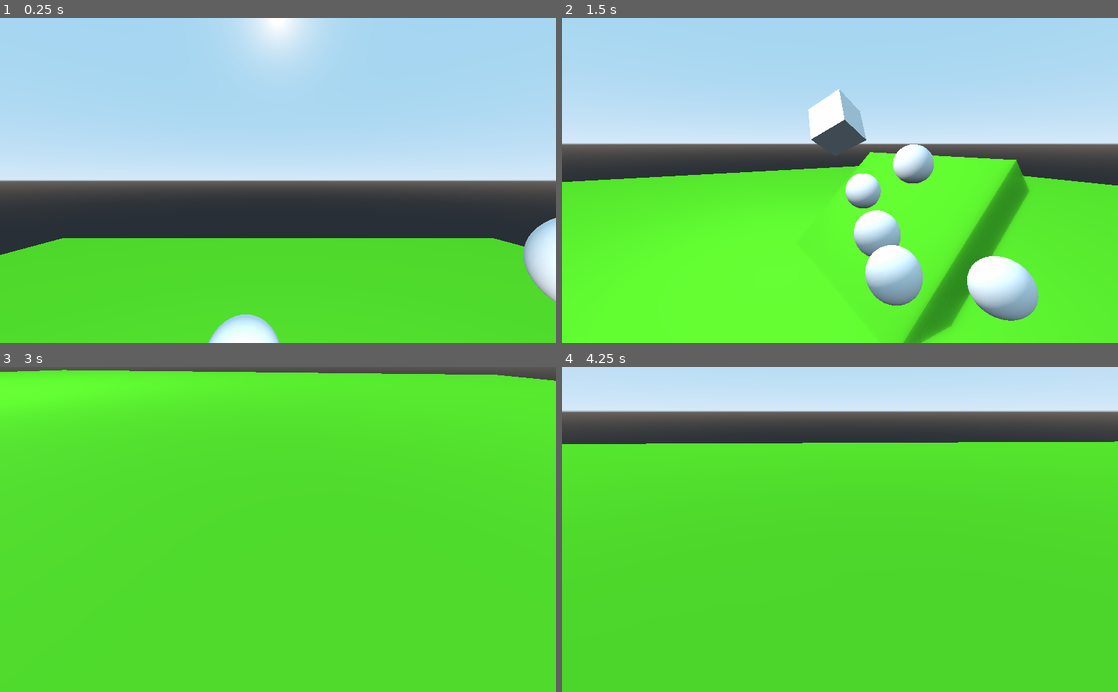
Above: before the commit, frames 1-4 (two rows, left to right).
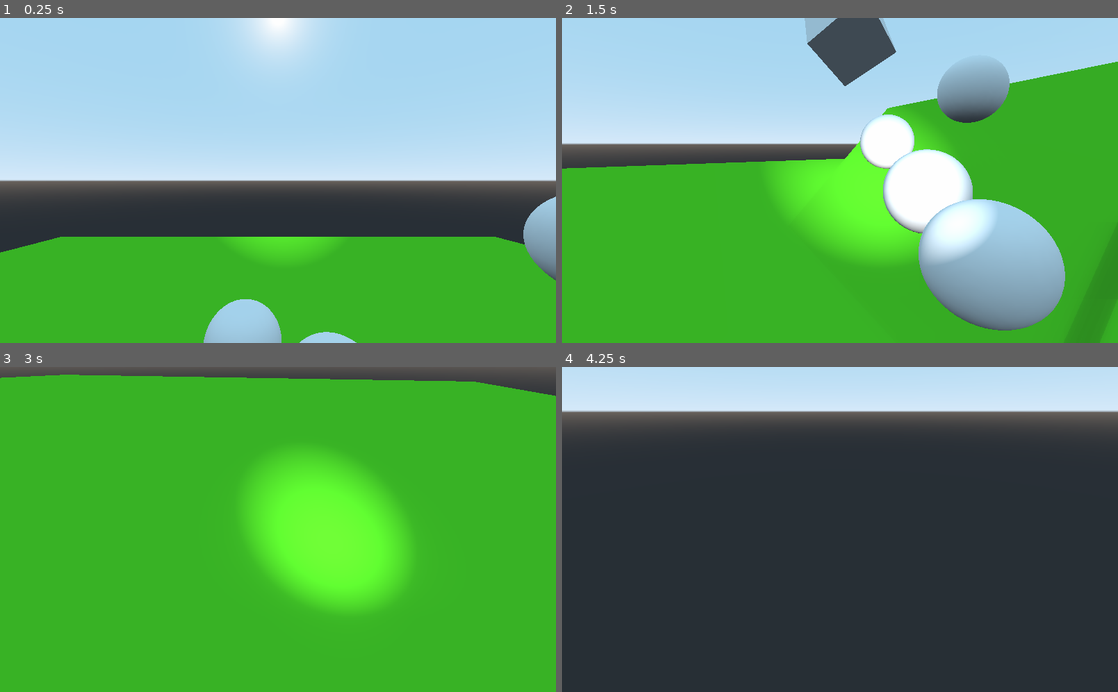
Above: after the commit, the same moments.

Repository: Gamepro5/Gamepro5s_Game
Game: Godot game, scene res://Level.tscn
Two runs of this game, one before a commit and one after it. Both use one fixed random seed, a clock stepped at 60 frames per second and the inputs below. Before the commit the project has no main scene; this scene is started directly in both runs.
Inputs (mouse positions are in pixels of both pictures, inside the frame that each line leads up to):
- Up to frame 1 (0.25 s): no input
- Up to frame 2 (1.5 s): move the mouse to (962, 164) at 0.52 s; hold D (move_right) 0.53-1.28 s; hold W (move_front) 0.53-1.28 s; tap Space (jump, bound only after the commit) at 0.77, 0.8, 1.07, 1.35 s; move the mouse to (728, 196) at 1.27 s; hold S (move_back) from 1.28 s (still down)
- Up to frame 3 (3 s): tap Space (jump, bound only after the commit) at 1.52, 1.82, 2.3 s; tap W (move_front) at 1.55, 2.85 s; move the mouse to (333, 458) at 2.02 s; release S (move_back) at 2.03 s; hold W (move_front) 2.03-2.78 s; hold D (move_right) from 2.03 s (still down); tap Enter at 2.75 s; move the mouse to (250, 594) at 2.77 s
- Up to frame 4 (4.25 s): tap Space (jump, bound only after the commit) at 3.02, 3.32 s; move the mouse to (1006, 578) at 3.52 s; release D (move_right) at 3.53 s; hold A (move_left) from 3.53 s (still down); hold Space (jump, bound only after the commit) from 3.53 s (still down)

The runs differ from the first frame. In frame 1, 32% of the frame differs, in the area x 0-100%, y 54-100%; in frame 2, 67%; in frame 3, 92%, in the area x 0-100%, y 0-100%; in frame 4, 77%.

Commit message:
Mouse input, jumping, and better physics.

Diff:
--- a/Level.tscn
+++ b/Level.tscn
@@ -108,11 +108,11 @@
 shape = SubResource( 6 )
 
 [node name="MeshInstance" type="MeshInstance" parent="StaticBody2"]
-mesh = SubResource( 7 )
+mesh = SubResource( 8 )
 material/0 = null
 
 [node name="Player" parent="." instance=ExtResource( 1 )]
-transform = Transform( 1, 0, 0, 0, 1, 0, 0, 0, 1, 0, 10.7166, 3.86386 )
+transform = Transform( 1, 0, 0, 0, 1, 0, 0, 0, 1, 0, 10.9179, 3.86386 )
 script = ExtResource( 2 )
 
 [node name="Camera" type="Camera" parent="."]
@@ -126,15 +126,8 @@
 gravity_scale = -1.0
 
 [node name="CollisionShape" type="CollisionShape" parent="RigidBody"]
-shape = SubResource( 8 )
+shape = SubResource( 9 )
 
 [node name="MeshInstance" type="MeshInstance" parent="RigidBody"]
-mesh = SubResource( 9 )
+mesh = SubResource( 10 )
 material/0 = null
-
-[node name="OmniLight" type="OmniLight" parent="."]
-transform = Transform( 1, 0, 0, 0, 1, 0, 0, 0, 1, 0, 9.16466, 5.7541 )
-light_energy = 0.88
-light_indirect_energy = 0.94
-light_specular = 0.3
-omni_range = 4096.0
--- a/Player.gd
+++ b/Player.gd
@@ -2,13 +2,15 @@
 
 var velocity = Vector3(0,0,0);
 var upDef = Vector3(0, 1, 0)
-const accelerationConstant = 0.5;
-var maxSpeed = 0.04;
-var acceleration;
+const accelerationConstant = 0.8;
+var maxSpeed = 50;
+var acceleration = 0;
 var midAir = false;
 var cursorFocus = true;
 onready var eyes = get_node("Camera");
 var sensitivity = 0.3;
+var gravity = 25;
+var jumpStrength = 10;
 
 func _ready():
 
@@ -29,6 +31,7 @@
 		Input.set_mouse_mode(Input.MOUSE_MODE_VISIBLE)
 		cursorFocus = false;
 func _physics_process(delta):
+	midAir = !is_on_floor();
 
 	if velocity.x != 0 || velocity.z != 0:
 		if !midAir:
@@ -41,40 +44,52 @@
 			velocity.z = 0;
 
 
-	if !is_on_floor():
+	if midAir:
+		velocity.y = velocity.y - (gravity * delta);
+
 		#set_translation(Vector3(get_translation().x, 0, get_translation().z))
-		acceleration = accelerationConstant * 0.15;
-		velocity.y -= 0.1;
+		acceleration = accelerationConstant / 5;
 	else:
 		velocity.y = 0;
 		acceleration = accelerationConstant;
-	print(is_on_floor())
+
+	var velocityVector = Vector3(velocity.x, 0, velocity.z);
+	#if the hypotenuse of the right triangle (overall velocity) is too long
+	if (velocityVector.length() > maxSpeed):
+		#shrink the triangle so that its hypotenuse is the max speed
+		velocityVector = velocityVector.normalized();
+		velocityVector.x *= maxSpeed;
+		velocityVector.z *= maxSpeed;
+		#set the velocities to the new legs of the triangle
+		velocity.x = velocityVector.x;
+		velocity.z = velocityVector.z;
 
 	if Input.is_action_pressed("move_front"):
 		#velocity.z = velocity.z - 1;
-		velocity.x -= sin(rotation.y) #* acceleration;
-		velocity.z -= cos(rotation.y) #* acceleration;
+		velocity.x -= sin(rotation.y) * acceleration;
+		velocity.z -= cos(rotation.y) * acceleration;
 	if Input.is_action_pressed("move_left"):
 		#velocity.x = velocity.x - 1;
-		velocity.x -= cos(rotation.y) #* acceleration;
-		velocity.z += sin(rotation.y) #* acceleration;
+		velocity.x -= cos(rotation.y) * acceleration;
+		velocity.z += sin(rotation.y) * acceleration;
 	if Input.is_action_pressed("move_back"):
 		#velocity.x = velocity.x + 1;
-		velocity.x += sin(rotation.y) #* acceleration;
-		velocity.z += cos(rotation.y) #* acceleration;
+		velocity.x += sin(rotation.y) * acceleration;
+		velocity.z += cos(rotation.y) * acceleration;
 	if Input.is_action_pressed("move_right"):
 		#velocity.z = velocity.z + 1;
-		velocity.x += cos(rotation.y) #* acceleration;
-		velocity.z -= sin(rotation.y) #* acceleration;
-	if Input.is_action_pressed("turn_right"):
-		rotate(Vector3.UP, -0.1)
-	if Input.is_action_pressed("turn_left"):
-		rotate(Vector3.UP, 0.1)
+		velocity.x += cos(rotation.y) * acceleration;
+		velocity.z -= sin(rotation.y) * acceleration;
+	if Input.is_action_pressed("jump"):
+		if (!midAir):
+			velocity.y = jumpStrength;
 	move_and_slide(velocity, upDef) #allways be moving
 
 	if Input.is_action_pressed("unlock_cursor"):
 		Input.set_mouse_mode(Input.MOUSE_MODE_VISIBLE)
 		cursorFocus = false;
+
+	print("tick = ", delta)
 
 func _notification(what):
 	if what == MainLoop.NOTIFICATION_WM_FOCUS_IN:
--- a/Player.tscn
+++ b/Player.tscn
@@ -31,3 +31,10 @@
 [node name="Camera" type="Camera" parent="."]
 transform = Transform( 1, 0, 0, 0, 1, 0, 0, 0, 1, 0, 1, 0 )
 current = true
+
+[node name="SpotLight" type="SpotLight" parent="Camera"]
+transform = Transform( 1, 0, 0, 0, 1, 0, 0, 0, 1, 1.10525, 0, 0 )
+light_energy = 2.0
+light_specular = 0.17
+spot_range = 4096.0
+spot_angle = 20.8
--- a/project.godot
+++ b/project.godot
@@ -16,6 +16,8 @@
 [application]
 
 config/name="Gamepro5's Game"
+config/description="Gamepro5's Game a project started by Gamepro5. It does not have an actual name yet and also isn't technically a game, but development is progressing and it will eventually become a full game. There is no set release date."
+run/main_scene="res://Level.tscn"
 boot_splash/image="res://Loading Screen.png"
 boot_splash/bg_color=Color( 0.6, 0.6, 0.6, 1 )
 config/icon="res://icon.png"
@@ -63,6 +65,11 @@
 "events": [ Object(InputEventKey,"resource_local_to_scene":false,"resource_name":"","device":0,"alt":false,"shift":false,"control":false,"meta":false,"command":false,"pressed":false,"scancode":16777217,"unicode":0,"echo":false,"script":null)
  ]
 }
+jump={
+"deadzone": 0.5,
+"events": [ Object(InputEventKey,"resource_local_to_scene":false,"resource_name":"","device":0,"alt":false,"shift":false,"control":false,"meta":false,"command":false,"pressed":false,"scancode":32,"unicode":0,"echo":false,"script":null)
+ ]
+}
 
 [rendering]
 
Not shown: 2 places in Level.tscn that only renumber resources
Not shown, changed: export_presets.cfg
